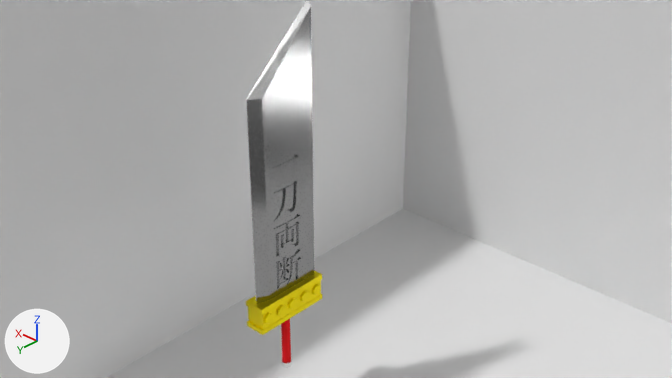
The Blender file forMap/がらくたモデル入れ/レベル3武器.blend: old version first, new version second.
Before and after are seen from the file's camera 'Camera'. The axes (+X, +Y, +Z) are drawn at lower left. The lights are the same throughout. The picture after the commit comes second.

Objects in the first picture: '平面', '立方体', '立方体.001', '立方体.002' and 4 more.
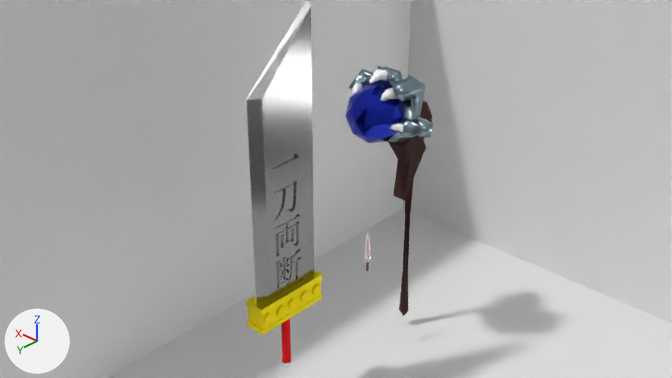
What changed in the scene script:
```text
Add mat_マテリアル_025:
    mat_マテリアル_025 = bpy.data.materials.new('マテリアル.025')
    mat_マテリアル_025.use_nodes = True; mat_マテリアル_025.node_tree.nodes.clear()
    _N = mat_マテリアル_025.node_tree.nodes; _L = mat_マテリアル_025.node_tree.links
    n0 = _N.new('ShaderNodeOutputMaterial'); n0.name = 'マテリアル出力'
    n1 = _N.new('ShaderNodeBsdfMetallic'); n1.name = 'メタリックBSDF'
    n1.inputs[0].default_value = (1.0, 0.703, 0.957, 1.0)  # 'Base Color', pale pink #ffdafa
    n1.inputs[4].default_value = 0.2  # 'Roughness'
    n1.inputs[5].default_value = 1.0  # 'Anisotropy'
    _L.new(n1.outputs[0], n0.inputs[0])  # 'BSDF' to 'Surface'
Add mat_マテリアル_009:
    mat_マテリアル_009 = principled_material('マテリアル.009')
    mat_マテリアル_009.base_color = (0.0425, 0.0153, 0.0118)  # brown #3a211c
    mat_マテリアル_009.roughness = 1.0
Add mat_マテリアル_006:
    mat_マテリアル_006 = principled_material('マテリアル.006')
    mat_マテリアル_006.base_color = (0.00747, 0.034, 0.8)  # blue #1534e7
    mat_マテリアル_006.metallic = 0.556
    mat_マテリアル_006.roughness = 0.0
    mat_マテリアル_006.transmission_weight = 1.0
Add mat_マテリアル_010:
    mat_マテリアル_010 = principled_material('マテリアル.010')
    mat_マテリアル_010.base_color = (0.266, 0.354, 0.408)  # greyish blue #8da1ab
    mat_マテリアル_010.metallic = 1.0
    mat_マテリアル_010.roughness = 0.302
Add mat_マテリアル_007:
    mat_マテリアル_007 = principled_material('マテリアル.007')
    mat_マテリアル_007.base_color = (1.0, 1.0, 1.0)  # white #ffffff
Add ob_円_005:
    ob_円_005 = bpy.data.objects.new('円.005', me_円_013.copy())  # the mesh of ob_円_005
    ob_円_005.location = (0.01, 0.0, -0.61)
    ob_円_005.rotation_euler = (0.0, 1.571, 0.0)  # degrees (0, 90, 0)
    ob_円_005.scale = (0.66, 0.138, 0.00652)
Add ob_円錐:
    ob_円錐 = bpy.data.objects.new('円錐', me_円錐.copy())  # the mesh of ob_円錐
    ob_円錐.location = (-0.04, -2.09, -5.77)
    ob_円錐.rotation_euler = (0.0, 3.142, 0.0)  # degrees (0, 180, 0)
    ob_円錐.scale = (0.136, 0.136, 0.136)
Add ob_ico球_001:
    ob_ico球_001 = bpy.data.objects.new('ICO球.001', me_ico球_001.copy())  # the mesh of ob_ico球_001
    ob_ico球_001.location = (-0.04, -0.2, 4.28)
    ob_ico球_001.scale = (0.962, 0.962, 0.962)
Add ob_円_001:
    ob_円_001 = bpy.data.objects.new('円.001', me_円_001.copy())  # the mesh of ob_円_001
    ob_円_001.location = (-0.21, -1.1, 4.41)
    ob_円_001.rotation_euler = (0.212, 0.0, 0.0)  # degrees (12, 0, 0)
    ob_円_001.scale = (0.962, 0.962, 0.962)
```

Where the change shows, as pixel boxes [x1, y1, x2, y2] in the pictures (672 x 378 px):
'円.001', added: after [349, 66, 433, 142]
    faces in mat_マテリアル_010 (greyish blue #8da1ab): [349, 66, 433, 142]
    faces in mat_マテリアル_007 (white #ffffff): [351, 69, 404, 132]
'ICO球.001', added: after [345, 84, 404, 143]
'円錐', added (brown): after [388, 101, 432, 316]
